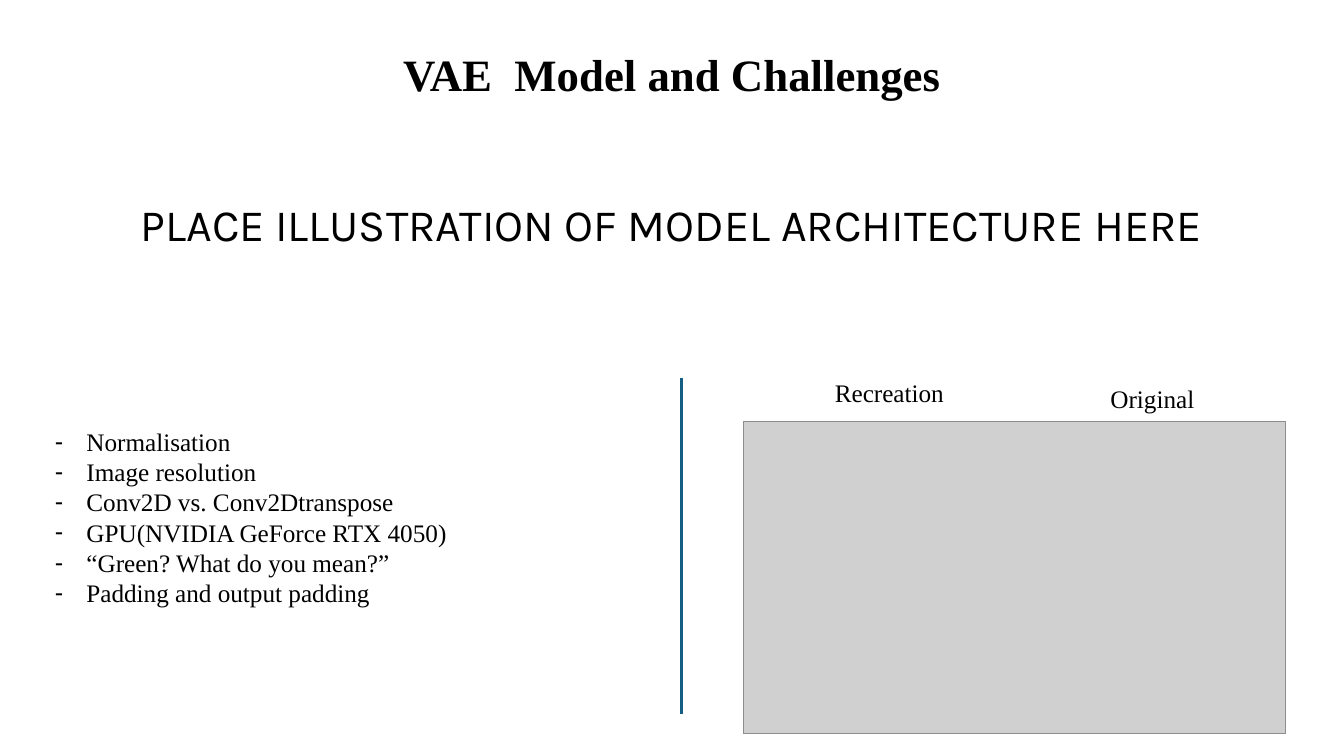
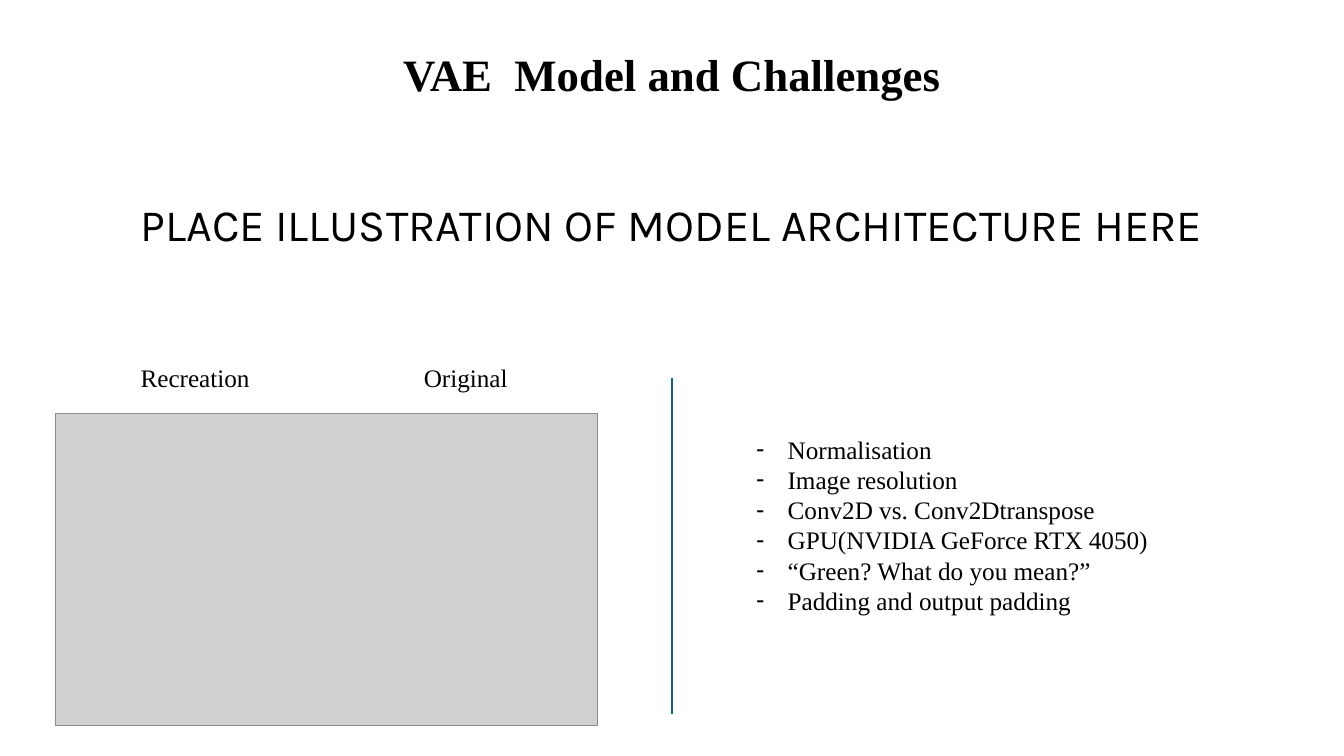
Before and after one commit to JakobFugl/scrandle_ml_project, a slide deck: slide 3 of Chris_workspace/Chris slides.pptx. Drawn at 1344x756 pixels with LibreOffice and Linux fonts; fonts in the diff are those of the drawing; grey boxes stand for pictures. Boxes give left, top, right and bottom in pixels: in the first picture for what was removed or moved away, otherwise in the second. Text is boxed around its words. In the diff, an @@ line names an element or a change of style, - is before the commit and + after.

```diff
--- a/Chris_workspace/Chris slides.pptx
+++ b/Chris_workspace/Chris slides.pptx
@@ text "Recreation": place and size @@
-text "Recreation" at (835,385,944,403)
+text "Recreation" at (141,370,250,388)
@@ text "Original": place and size @@
-text "Original" at (1110,390,1194,414)
+text "Original" at (424,369,508,393)
@@ line moved from (682, 378) - (682, 714) to (673, 378) - (673, 714) @@
@@ picture: place and size @@
-picture at (744,421,1287,734)
+picture at (55,413,598,726)
@@ text "Normalisation": place and size @@
-text "Normalisation" at (86,433,447,608)
+text "Normalisation" at (788,441,1148,616)
```
